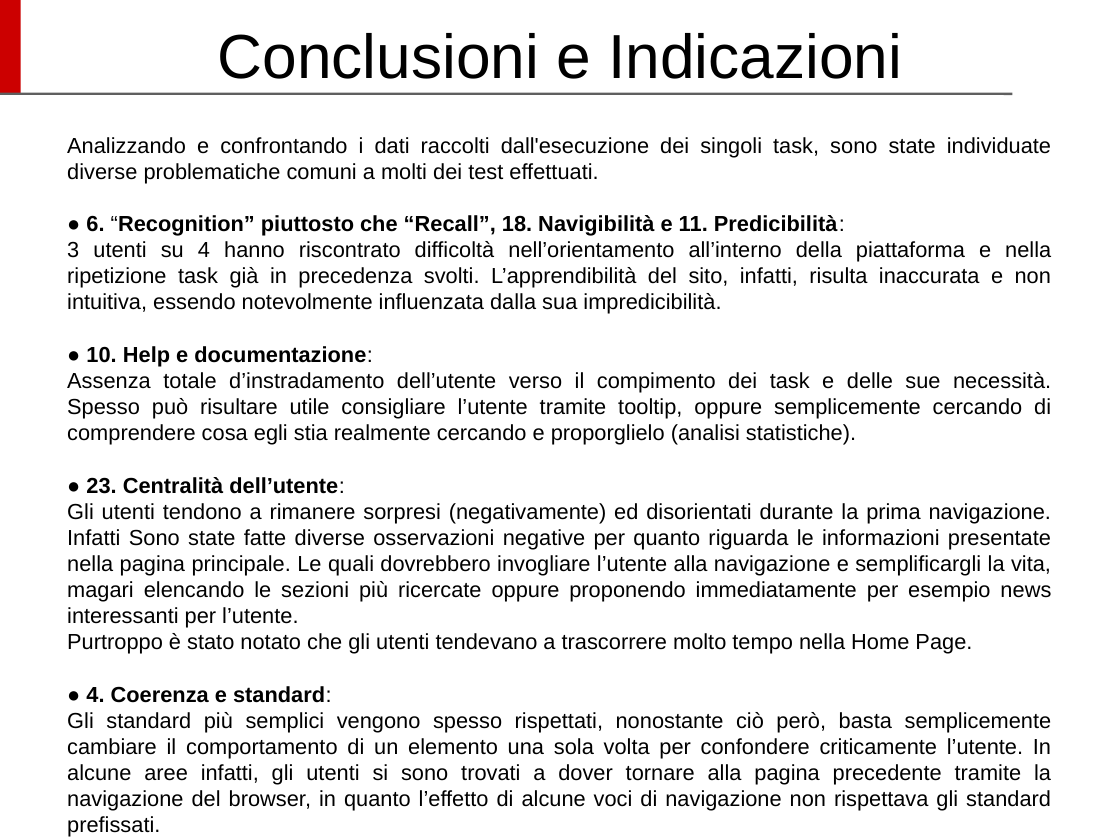
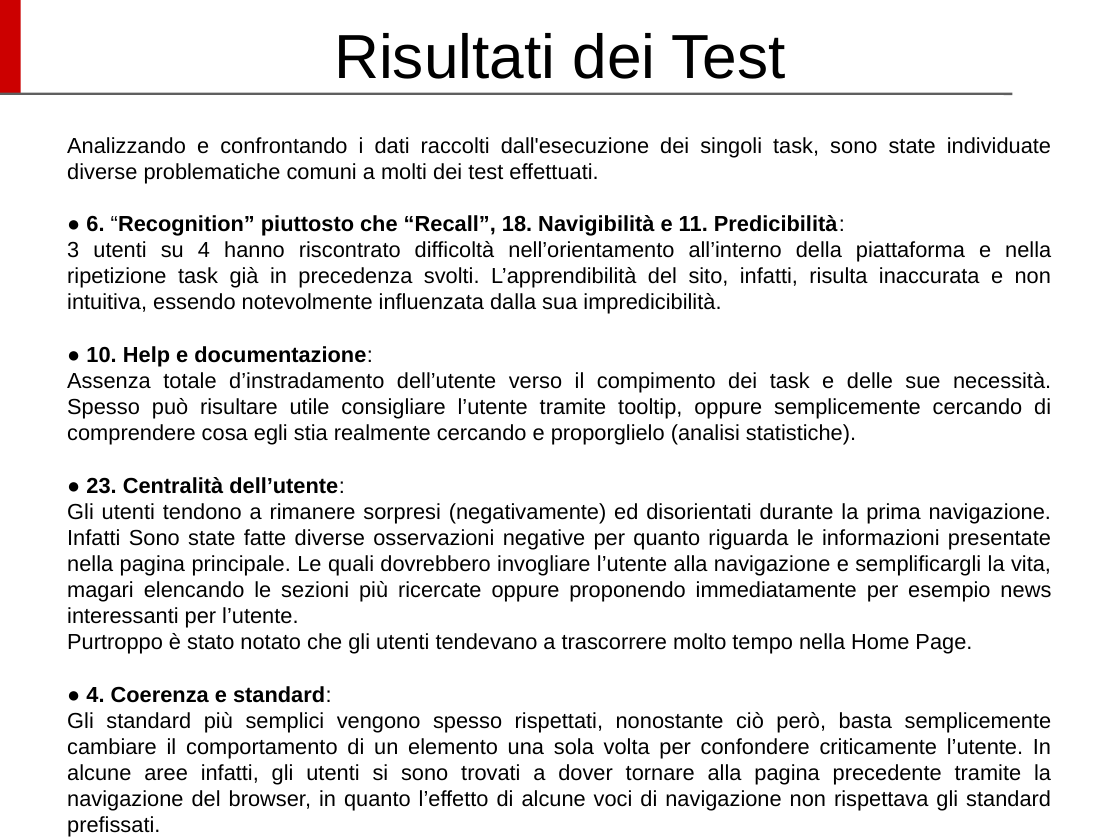
Before and after one commit to Siber93/UsabilitaProject, a slide deck: slide 6 of UUX_SlideProject_Cochlear.odp (slide 8 before the commit). Drawn at 1120x840 pixels with LibreOffice and Linux fonts; fonts in the diff are those of the drawing; background and template pictures are left out. Boxes give left, top, right and bottom in pixels: in the first picture for what was removed or moved away, otherwise in the second. Text is boxed around its words. In the diff, an @@ line names an element or a change of style, - is before the commit and + after.

Commit message:
MODIFICA SLIDE
FINO SLIDE 8

```diff
--- a/UUX_SlideProject_Cochlear.odp
+++ b/UUX_SlideProject_Cochlear.odp
@@ title at box(334, 33, 786, 79): text changed @@
-Conclusioni e Indicazioni
+Risultati dei Test
```
Also in this commit, not shown: 1 other slide changed, 3 slides added, 5 slides removed, 2 other files.
